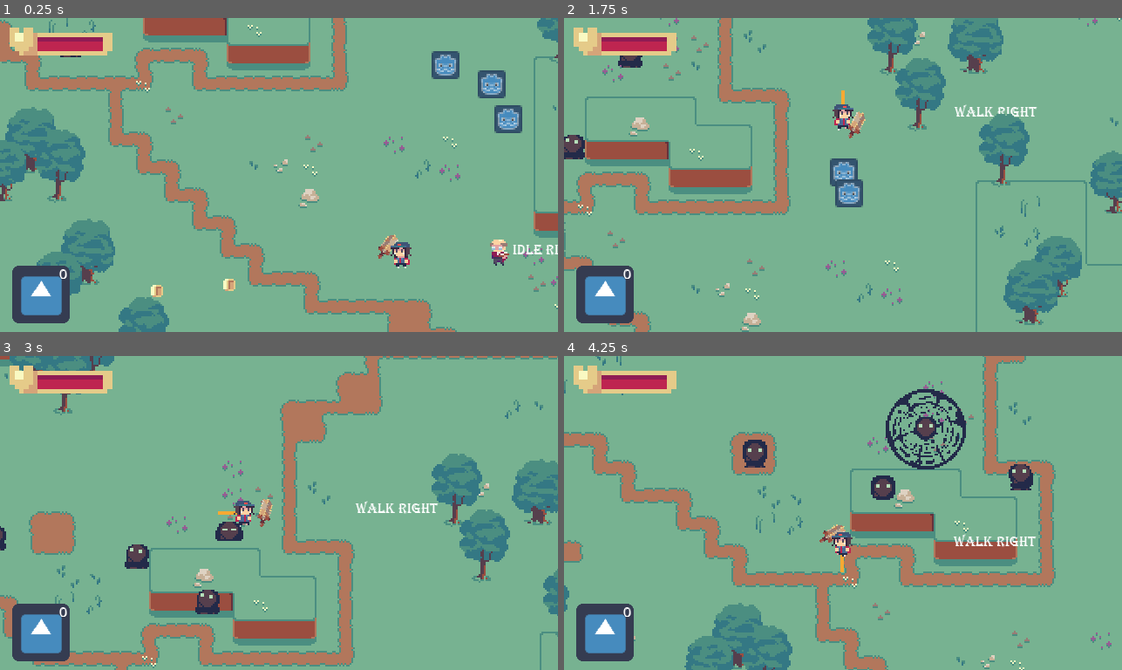
Above: before the commit, frames 1-4 (two rows, left to right).
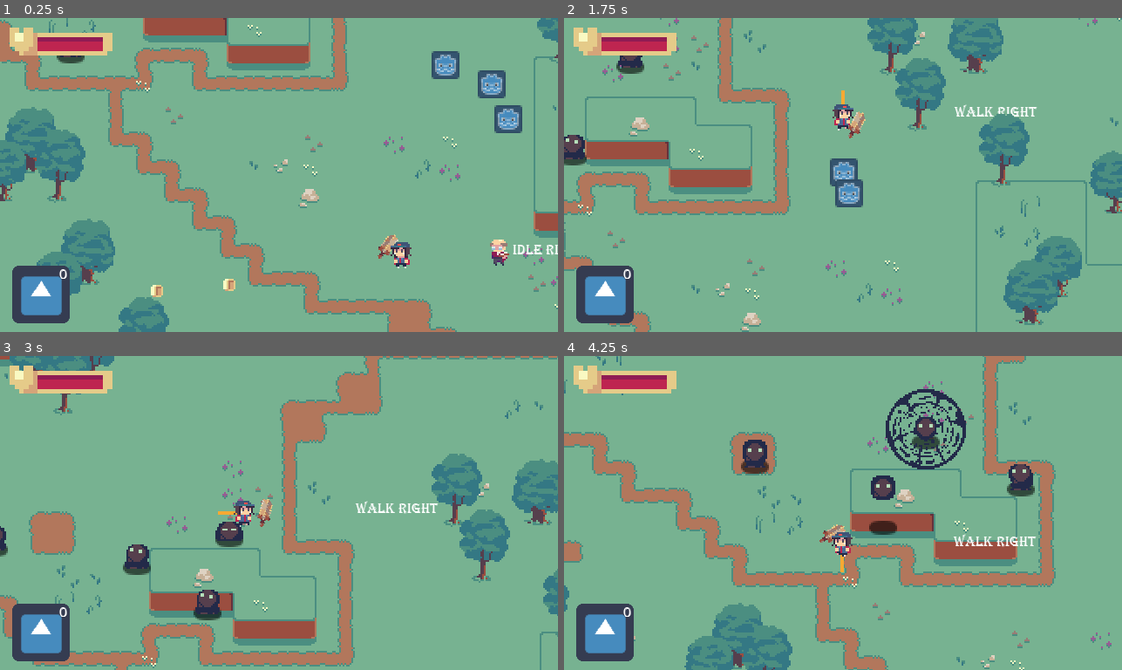
Above: after the commit, the same moments.

Repository: OceanBoy612/SimpleRPG
Game: Godot game, scene res://Code/Maps/Map1.tscn
Two runs of this game, one before a commit and one after it. Both use one fixed random seed, a clock stepped at 60 frames per second and the inputs below. The engine's default icon, where the game draws it, is replaced by a stand-in: a white triangle on a blue panel in a dark square.
Inputs (mouse positions are in pixels of both pictures, inside the frame that each line leads up to):
- Up to frame 1 (0.25 s): no input
- Up to frame 2 (1.75 s): tap Enter (ui_accept) at 0.5, 0.77, 1.52 s; move the mouse to (815, 237) at 0.52 s; hold Up (ui_up) from 0.53 s (still down); click (815, 237) at 0.6 s; move the mouse to (1010, 222) at 1.27 s; tap Shift (dash) at 1.35 s
- Up to frame 3 (3 s): move the mouse to (111, 465) at 2.02 s; release Up (ui_up) at 2.03 s; hold Q (drink_potion) 2.03-2.78 s; hold Left (ui_left) from 2.03 s (still down); move the mouse to (306, 513) at 2.77 s; tap E (interact) at 2.85 s; click (306, 513) at 2.92 s
- Up to frame 4 (4.25 s): tap Enter (ui_accept) at 3.02, 3.77 s; move the mouse to (759, 434) at 3.52 s; release Left (ui_left) at 3.53 s; hold Down (ui_down) from 3.53 s (still down); click (759, 434) at 3.6 s

The runs differ from the first frame. In frame 1, less than 0.1% of the frame differs, in the area x 10-16%, y 11-15%; in frame 2, 0.2%; in frame 3, 0.3%; in frame 4, 0.6%, in the area x 31-85%, y 25-57%.

Commit message:
added shadow to Frim

Diff:
--- a/src/Code/Enemies/NPC.tscn
+++ b/src/Code/Enemies/NPC.tscn
@@ -8,6 +8,7 @@
 [ext_resource path="res://Code/Enemies/steering.gd" type="Script" id=6]
 [ext_resource path="res://Code/Entities/CombatEntity.gd" type="Script" id=7]
 [ext_resource path="res://Art/SpriteFrame Resources/Frim_sprite_frames.tres" type="SpriteFrames" id=8]
+[ext_resource path="res://Art/~Sprites/shadow.png" type="Texture" id=9]
 
 [sub_resource type="Animation" id=1]
 resource_name = "Attack"
@@ -113,6 +114,11 @@
 attack_cooldown = 0.0
 attack_area_path = NodePath("AttackArea")
 
+[node name="shadow" type="Sprite" parent="."]
+self_modulate = Color( 1, 1, 1, 0.584314 )
+position = Vector2( 0, 3.5 )
+texture = ExtResource( 9 )
+
 [node name="AnimationPlayer" type="AnimationPlayer" parent="."]
 anims/Attack = SubResource( 1 )
 
Binary file added: src/Art/~Sprites/shadow.png
Not shown, added: src/Art/~Sprites/shadow.png.import
Not shown: 1 places in src/Code/Enemies/NPC.tscn that only renumber resources
